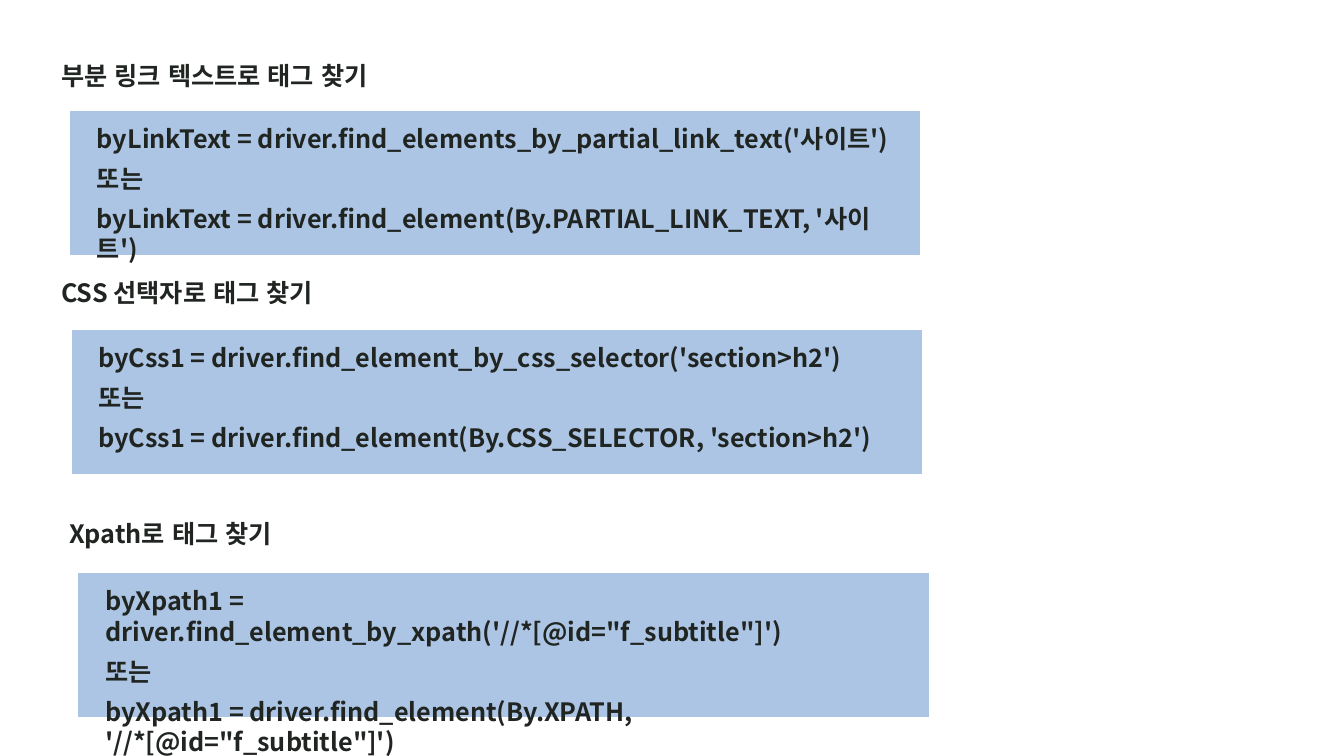
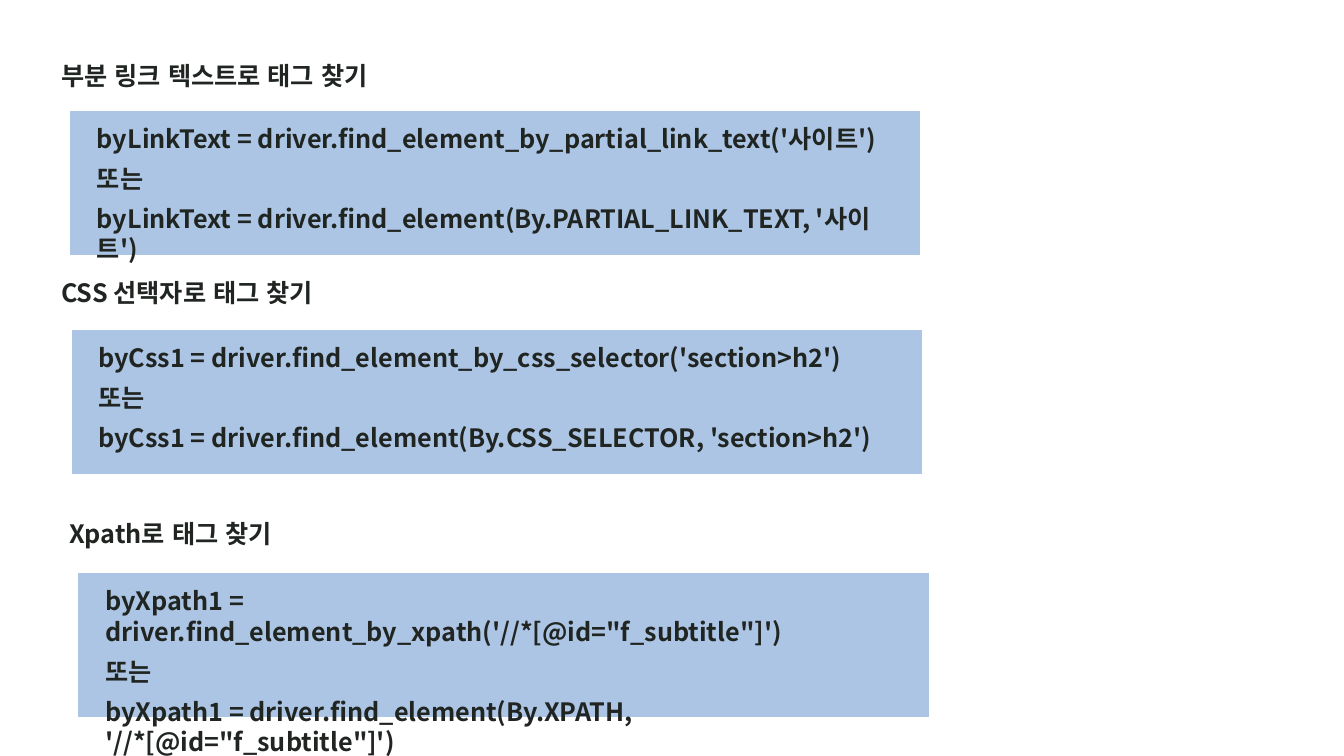
Before and after one commit to dwinf/TIL, a slide deck: slide 40 of PYDATAexam/파이썬데이터수집.pptx. Drawn at 1344x756 pixels with LibreOffice and Linux fonts; fonts in the diff are those of the drawing. Boxes give left, top, right and bottom in pixels: in the first picture for what was removed or moved away, otherwise in the second. Text is boxed around its words. In the diff, an @@ line names an element or a change of style, - is before the commit and + after.

```diff
--- a/PYDATAexam/파이썬데이터수집.pptx
+++ b/PYDATAexam/파이썬데이터수집.pptx
@@ text at <box>97,127,876,154</box>: text changed @@
-byLinkText = driver.find_elements_by_partial_link_text('사이트')
+byLinkText = driver.find_element_by_partial_link_text('사이트')
```
Also in this commit, not shown: 18 other files.
